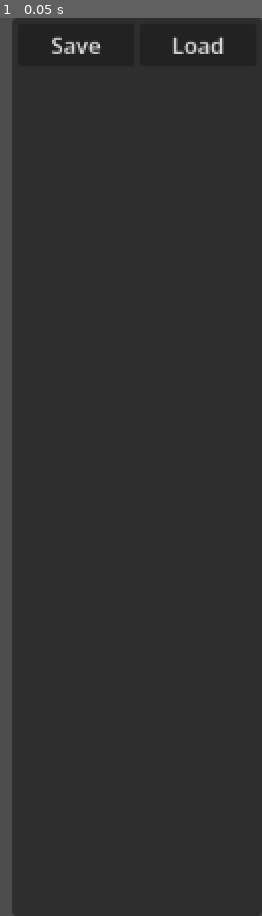
Above: before the commit, frame 1.
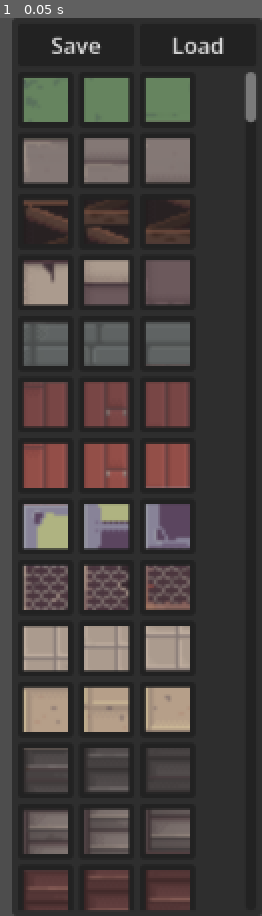
Above: after the commit, the same moment.

Repository: tarun114141/Horror_Ramosus
Game: Godot game, scene res://Scenes/level_editor.tscn
The game is run twice, just before and just after one commit, with the same random seed, the same clock (stepped at 60 frames per second) and the same inputs.
Inputs:
- Up to frame 1 (0.05 s): no input

The runs differ from the first frame. In frame 1, 32% of the frame differs, in the area x 9-98%, y 6-100%.
Error before the commit: Parse Error: Identifier "fals" not declared in the current scope. (res://Scenes/level_editor.gd:13)

Commit message:
Update level_editor.gd

Diff:
--- a/Scenes/level_editor.gd
+++ b/Scenes/level_editor.gd
@@ -10,7 +10,7 @@
 var current_source_id: int = 1
 var is_painting: bool = false
 var is_erasing: bool = false
-var _is_saving: bool = fals
+var _is_saving: bool = false
 
 func _ready() -> void:
 	_populate_tile_palette()
